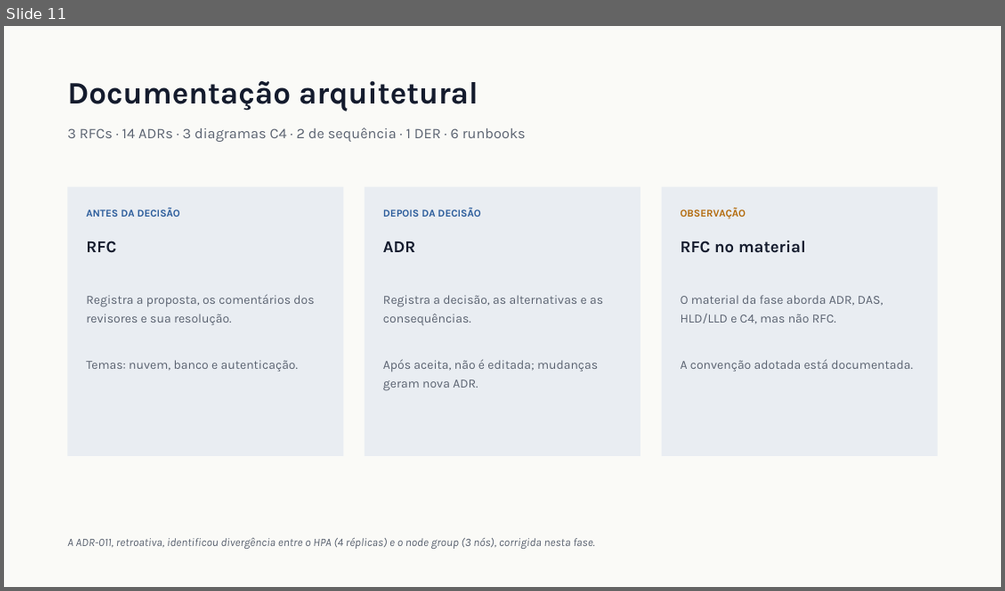
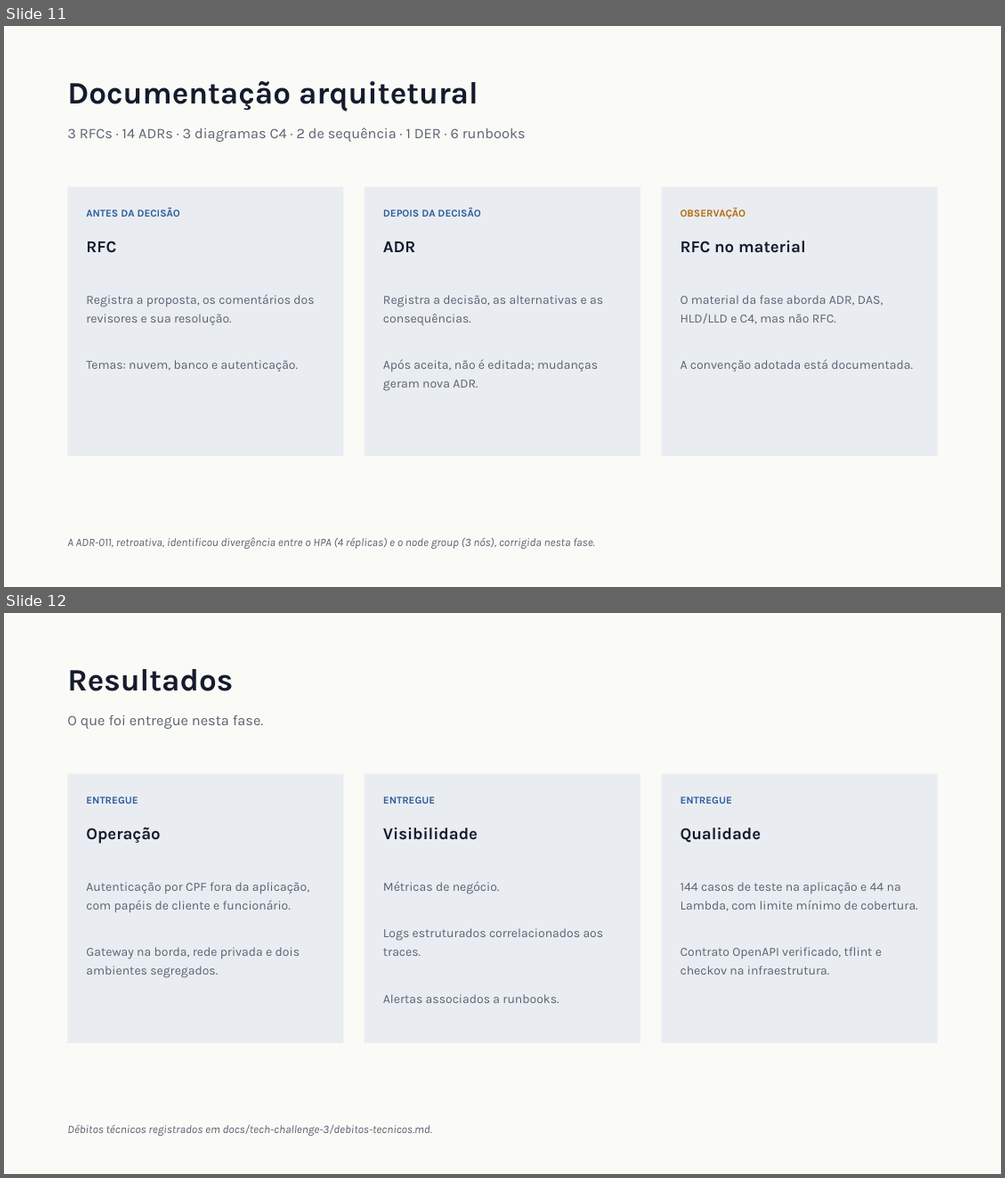
Before and after one commit to Guilherme-Fumagali/tech-challenge-1, a slide deck: docs/tech-challenge-3/apresentacao.pptx. Shown one above the other, each under a label of ours: slide 11 before the commit, slides 11 and 12 after it. The pictures are 1005x591 and 1005x1178 pixels, drawn with LibreOffice and Linux fonts; fonts in the diff are those of the drawing. Boxes give left, top, right and bottom in pixels: in the first picture for what was removed or moved away, otherwise in the second. Text is boxed around its words. In the diff, an @@ line names an element or a change of style, - is before the commit and + after.

Commit message:
docs: present implementation before happy path demo

```diff
--- a/docs/tech-challenge-3/apresentacao.pptx
+++ b/docs/tech-challenge-3/apresentacao.pptx
@@ slide 12 added at [4, 613, 1001, 1174], background #FFFFFF @@
@@ rectangle added at [4, 613, 1001, 1174], fill #FAFAF7 @@
@@ text added at [67, 669, 233, 691], 30 pt, text #141B2D, bold @@
+Resultados
@@ text added at [67, 715, 263, 729], 14 pt, text #5A6270 @@
+O que foi entregue nesta fase.
@@ rectangle added at [67, 774, 343, 1043], fill #E9EDF2 @@
@@ text added at [86, 796, 138, 803], 10 pt, text #2B5C9B, bold @@
+ENTREGUE
@@ rectangle added at [364, 774, 640, 1043], fill #E9EDF2 @@
@@ text added at [383, 796, 435, 803], 10 pt, text #2B5C9B, bold @@
+ENTREGUE
@@ rectangle added at [662, 774, 938, 1043], fill #E9EDF2 @@
@@ text added at [680, 796, 732, 803], 10 pt, text #2B5C9B, bold @@
+ENTREGUE
@@ text added at [86, 827, 160, 844], 16 pt, text #141B2D, bold @@
+Operação
@@ text added at [383, 827, 477, 840], 16 pt, text #141B2D, bold @@
+Visibilidade
@@ text added at [680, 827, 761, 843], 16 pt, text #141B2D, bold @@
+Qualidade
@@ text added at [86, 882, 309, 978], 12 pt, text #5A6270 @@
+Autenticação por CPF fora da aplicação, com papéis de cliente e funcionário.
+Gateway na borda, rede privada e dois ambientes segregados.
@@ text added at [383, 881, 604, 1003], 12 pt, text #5A6270 @@
+Métricas de negócio.
+Logs estruturados correlacionados aos traces.
+Alertas associados a runbooks.
@@ text added at [680, 882, 917, 974], 12 pt, text #5A6270 @@
+144 casos de teste na aplicação e 44 na Lambda, com limite mínimo de cobertura.
+Contrato OpenAPI verificado, tflint e checkov na infraestrutura.
@@ text added at [67, 1124, 432, 1135], 11 pt, text #5A6270, italic @@
+Débitos técnicos registrados em docs/tech-challenge-3/debitos-tecnicos.md.
```
Also in this commit, not shown: 1 slide changed, 1 other slide added, 2 slides removed.
